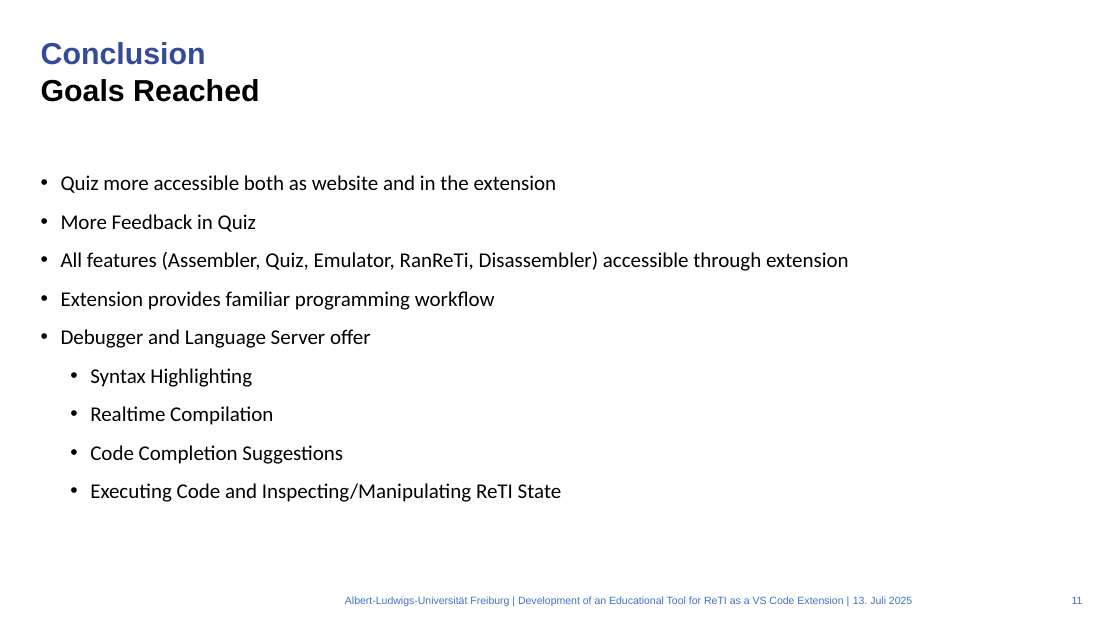
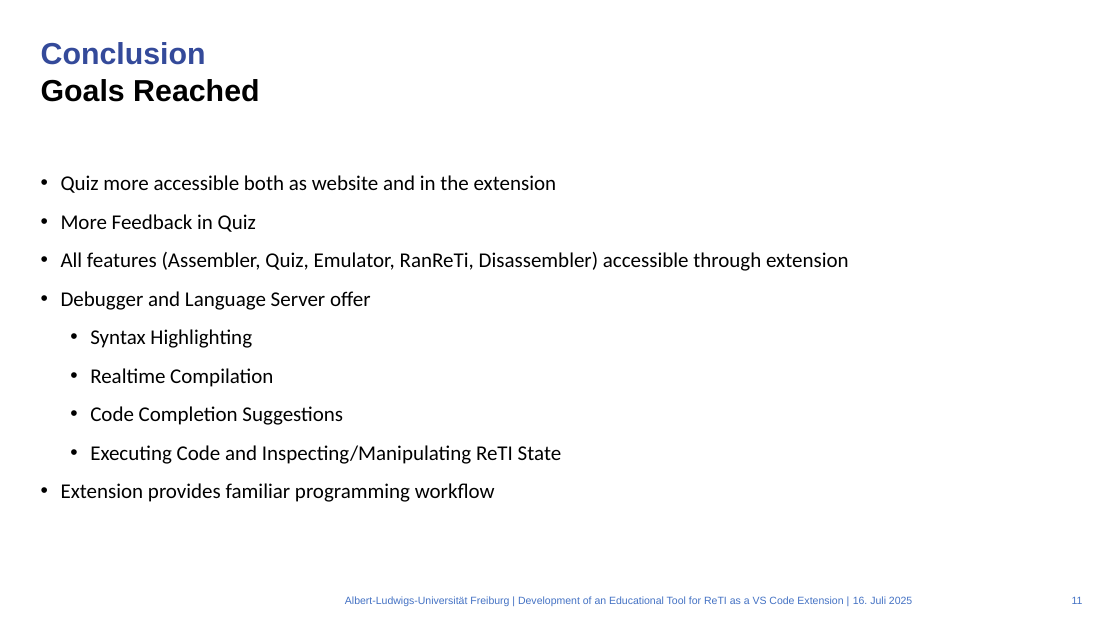
Before and after one commit to mlt279/vscode-reti, a slide deck: slide 11 of presentation/presentation.pptx. Drawn at 1120x630 pixels with LibreOffice and Linux fonts; fonts in the diff are those of the drawing; background and template pictures are left out. Boxes give left, top, right and bottom in pixels: in the first picture for what was removed or moved away, otherwise in the second. Text is boxed around its words. In the diff, an @@ line names an element or a change of style, - is before the commit and + after.

```diff
--- a/presentation/presentation.pptx
+++ b/presentation/presentation.pptx
@@ text at (x1=61, y1=291, x2=495, y2=310): paragraph removed @@
-• Extension provides familiar programming workflow
@@ text at (x1=61, y1=483, x2=495, y2=502): paragraph added @@
+• Extension provides familiar programming workflow
@@ text at (x1=853, y1=596, x2=912, y2=604): text changed @@
-13. Juli 2025
+16. Juli 2025
```
Also in this commit, not shown: 12 other slides changed, 2 other files.
